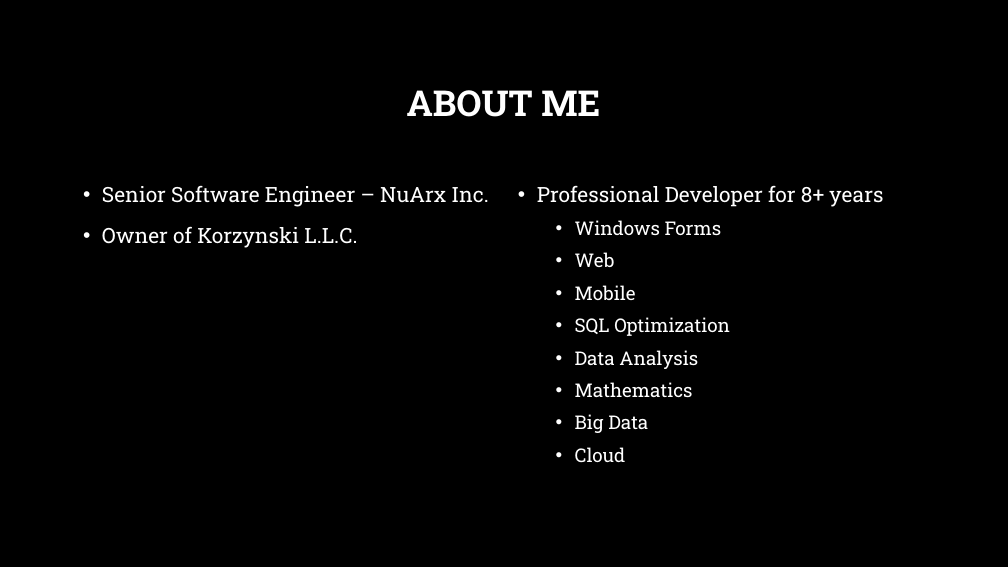
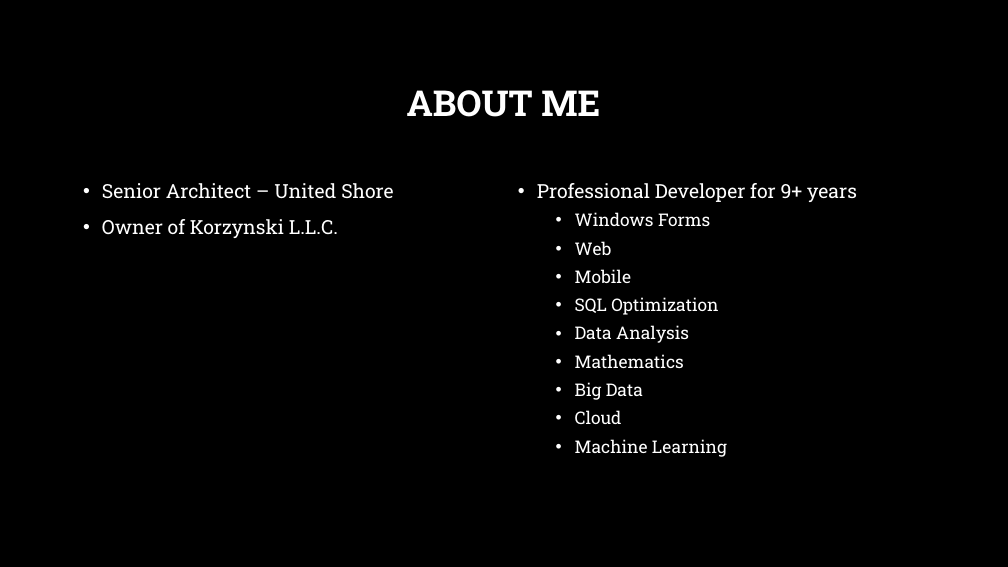
Before and after one commit to korz/SerilogLoggingAllGrownUp, a slide deck: slide 3 of SerilogLoggingAllGrownUp.pptx. Drawn at 1008x567 pixels with LibreOffice and Linux fonts; fonts in the diff are those of the drawing; background and template pictures are left out. Boxes give left, top, right and bottom in pixels: in the first picture for what was removed or moved away, otherwise in the second. Text is boxed around its words. In the diff, an @@ line names an element or a change of style, - is before the commit and + after.

```diff
--- a/SerilogLoggingAllGrownUp.pptx
+++ b/SerilogLoggingAllGrownUp.pptx
@@ text at box(102, 183, 393, 198): text changed; size 20 to 18.5 pt @@
-• Senior Software Engineer – NuArx Inc.
+• Senior Architect – United Shore
@@ text at box(537, 183, 857, 202): text changed; size 20 to 18.5 pt @@
-• Professional Developer for 8+ years
+• Professional Developer for 9+ years
@@ text at box(102, 219, 338, 238): size 20 to 18.5 pt in "Owner of Korzynski L.L.C."; line spacing 1.2 to 1.1 @@
@@ text at box(575, 212, 718, 424): size 18 to 16.6 pt in "Windows Forms", "Web", "Mobile", "SQL Optimization" and 4 more places; line spacing 1.2 to 1.1 @@
@@ text at box(575, 439, 727, 457): paragraph added @@
+  • Machine Learning
```
Also in this commit, not shown: 2 other slides changed, 2 slides added, 1 slide removed, 19 other files.
